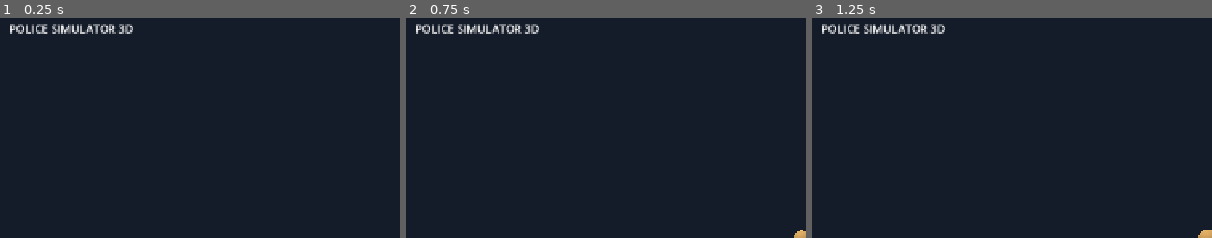
Above: before the commit, frames 1-3 (left to right).
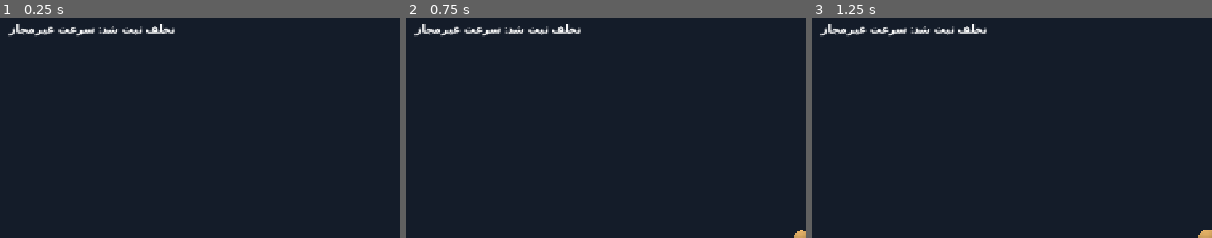
Above: after the commit, the same moments.

Repository: thedeverfankhajo-bot/PoliceSimulator3D
Game: Godot game, scene res://scenes/main/main.tscn
Same seed, same stepped clock (60 frames per second), same inputs: the game is played once before the commit and once after it.
Inputs (mouse positions are % of the whole screen's width and height, from its top left):
- Up to frame 1 (0.25 s): no input
- Up to frame 2 (0.75 s): tap Enter at 0.5 s; move the mouse to (55, 48) at 0.52 s; hold W (move_forward) from 0.53 s (still down); tap E (interact) at 0.6 s
- Up to frame 3 (1.25 s): keep holding W (move_forward)
The pictures show only the part of the screen within x 1-51%, y 0-50%; the shares and areas given below are measured in that part.

The runs differ from the first frame. In frame 1, 1.3% of the frame differs, in the area x 2-44%, y 2-9%; in frame 2, 1.3%; in frame 3, 1.3%.
Error before the commit: Parse Error: Cannot infer the type of "objectives" variable because the value doesn't have a set type. (res://scripts/ui/status_hud.gd:32)
Error after the commit: Invalid type in function 'configure' in base 'RefCounted (Mission)'. The array of argument 1 (Array) does not have the same element type as the expected typed …

Commit message:
fix: make HUD objective collection type explicit for parser

Diff:
--- a/scripts/ui/status_hud.gd
+++ b/scripts/ui/status_hud.gd
@@ -29,7 +29,7 @@
 		_mission.title,
 		_mission.description
 	]
-	var objectives := _mission.get_objectives()
+	var objectives: Array[Dictionary] = _mission.get_objectives()
 	for i in objectives.size():
 		var objective_title := String(objectives[i].get("title", "هدف نامشخص"))
 		var marker := "[x]" if _mission.is_objective_completed(i) else "[ ]"
